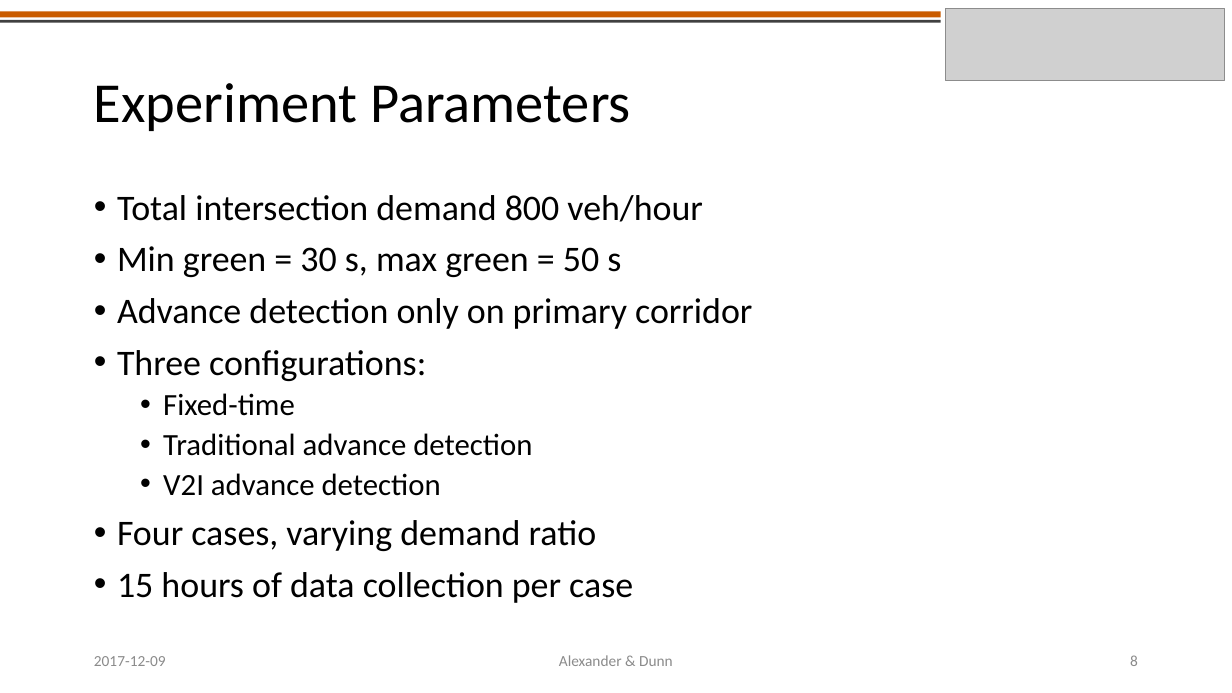
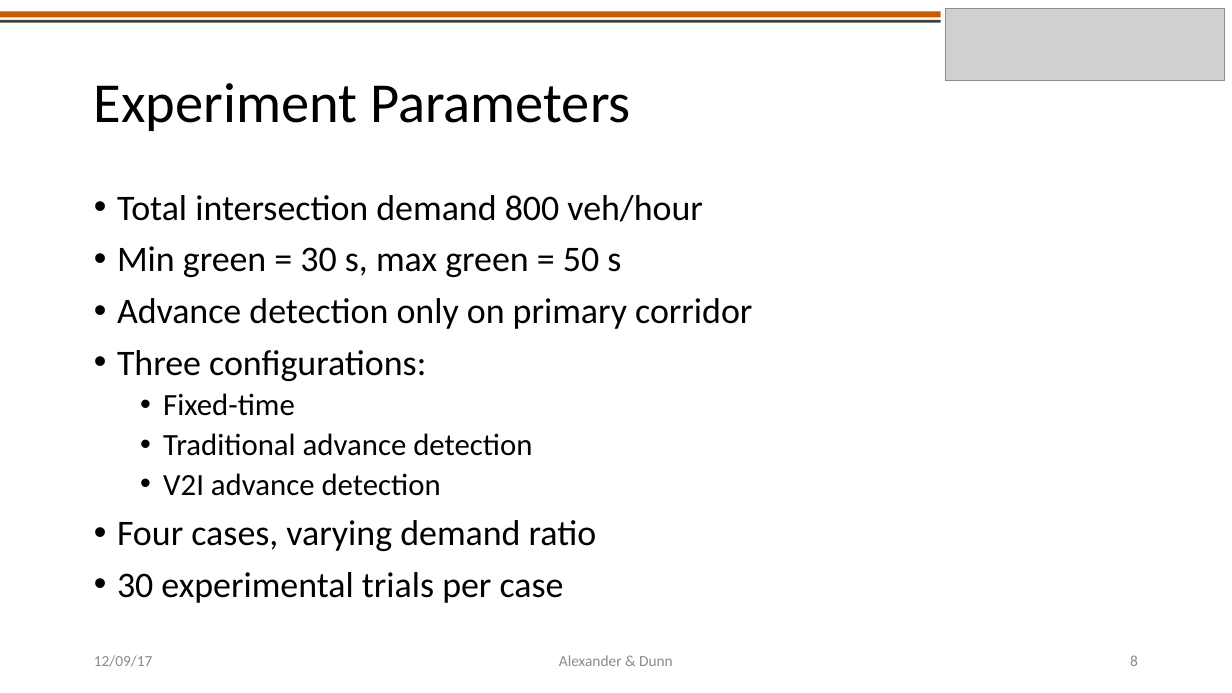
Before and after one commit to americalexander/mrFinishLine, a slide deck: slide 8 of CE391F_project_presentation_alexander_dunn.pptx. Drawn at 1232x693 pixels with LibreOffice and Linux fonts; fonts in the diff are those of the drawing; grey boxes stand for pictures. Boxes give left, top, right and bottom in pixels: in the first picture for what was removed or moved away, otherwise in the second. Text is boxed around its words. In the diff, an @@ line names an element or a change of style, - is before the commit and + after.

```diff
--- a/CE391F_project_presentation_alexander_dunn.pptx
+++ b/CE391F_project_presentation_alexander_dunn.pptx
@@ text at (x1=117, y1=572, x2=564, y2=603): text changed @@
-• 15 hours of data collection per case
+• 30 experimental trials per case
@@ text at (x1=94, y1=655, x2=153, y2=667): text changed @@
-2017-12-09
+12/09/17
```
Also in this commit, not shown: 9 other slides changed.
